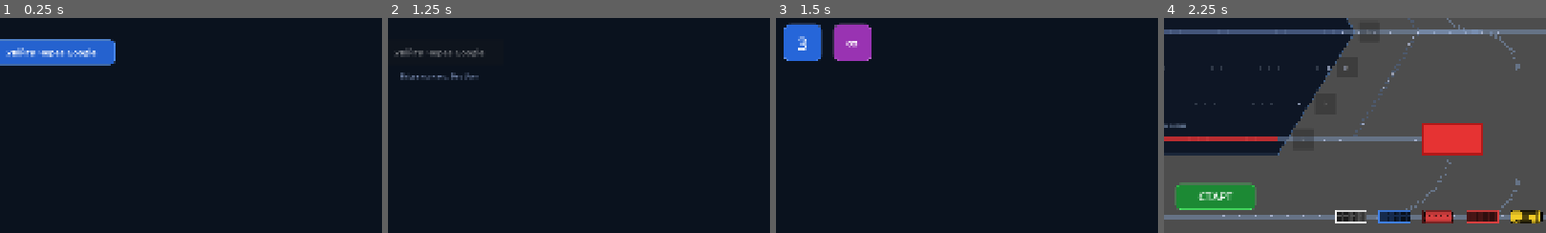
Above: before the commit, frames 1-4 (left to right).
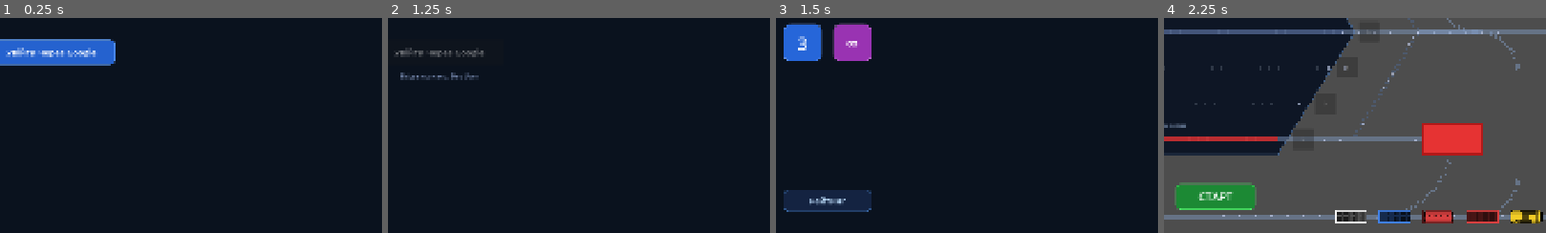
Above: after the commit, the same moments.

Repository: Fenimors99/shunting-game
Game: Godot game, scene res://scenes/LoginScreen.tscn
Same seed, same stepped clock (60 frames per second), same inputs: the game is played once before the commit and once after it.
Inputs:
- Up to frame 1 (0.25 s): no input
- Up to frame 2 (1.25 s): click "Увійти через Google" at 0.5 s
- Up to frame 3 (1.5 s): tap Enter at 1.25 s
- Up to frame 4 (2.25 s): click "1" at 2 s
The pictures show only the part of the screen within x 43-93%, y 50-100%; the shares and areas given below are measured in that part.

Frames 1-2 are identical in both runs. In frame 3, 2.3% of the frame differs, in the area x 2-25%, y 80-91%; in frame 4, nothing differs.

Commit message:
feat: leaderboard overlay on level select screen with level tabs

Diff:
--- a/scripts/LevelSelect.gd
+++ b/scripts/LevelSelect.gd
@@ -3,23 +3,29 @@
 
 const GAME_SCENE := "res://scenes/GameScreen.tscn"
 
+var _lb_overlay: Control = null
+var _lb_list: VBoxContainer = null
+var _lb_active_level: int = 0
+var _lb_tab_btns: Array = []
+
+
 func _ready() -> void:
 	_build_ui()
 
+
 func _build_ui() -> void:
-	# 0. ОЧИЩЕННЯ
 	for child in get_children():
 		child.queue_free()
 
 	var vp := get_viewport_rect().size
 
-	# 1. ФОН
+	# Фон
 	var bg := ColorRect.new()
 	bg.color = Color(0.04, 0.07, 0.12, 1.0)
 	bg.size = vp
 	add_child(bg)
 
-	# 2. ЗАГОЛОВОК
+	# Заголовок
 	var title := Label.new()
 	title.text = "Виберіть режим гри"
 	title.horizontal_alignment = HORIZONTAL_ALIGNMENT_CENTER
@@ -29,8 +35,7 @@
 	title.add_theme_color_override("font_color", Color(0.85, 0.93, 1.00))
 	add_child(title)
 
-	# 3. КОНТЕЙНЕР ДЛЯ ЦЕНТРУВАННЯ (ОНОВЛЕНО)
-	# Цей вузол автоматично триматиме сітку в центрі екрана
+	# Грид рівнів
 	var center_node := CenterContainer.new()
 	center_node.size = vp
 	center_node.mouse_filter = Control.MOUSE_FILTER_IGNORE
@@ -40,48 +45,270 @@
 	grid.columns = 2
 	grid.add_theme_constant_override("h_separation", 30)
 	grid.add_theme_constant_override("v_separation", 30)
-
-	# Додаємо сітку в CenterContainer, а не напряму в add_child
 	center_node.add_child(grid)
 
-	# 4. СТВОРЮЄМО 3 ЗВИЧАЙНІ РІВНІ
-	var blue_color = Color(0.15, 0.40, 0.85)
+	var blue_color := Color(0.15, 0.40, 0.85)
 	for i in range(1, 4):
-		var btn = _create_level_button(str(i), i, blue_color)
-		grid.add_child(btn)
-
-	# 5. СТВОРЮЄМО БЕЗКІНЕЧНИЙ РІВЕНЬ
-	var purple_color = Color(0.60, 0.20, 0.70)
-	var infinite_btn = _create_level_button("∞", 0, purple_color)
-	grid.add_child(infinite_btn)
+		grid.add_child(_create_level_button(str(i), i, blue_color))
+
+	var purple_color := Color(0.60, 0.20, 0.70)
+	grid.add_child(_create_level_button("∞", 0, purple_color))
+
+	# Кнопка рейтингу — знизу по центру
+	var lb_btn := Button.new()
+	lb_btn.text = "Рейтинг"
+	lb_btn.custom_minimum_size = Vector2(220, 58)
+	lb_btn.position = Vector2((vp.x - 220) / 2.0, vp.y - 110)
+	var lbs := StyleBoxFlat.new()
+	lbs.bg_color     = Color(0.08, 0.14, 0.26, 0.95)
+	lbs.border_color = Color(0.30, 0.55, 0.85, 0.85)
+	lbs.set_border_width_all(2)
+	lbs.set_corner_radius_all(12)
+	var lbsh := lbs.duplicate()
+	lbsh.bg_color = Color(0.12, 0.22, 0.40, 0.95)
+	lb_btn.add_theme_stylebox_override("normal",  lbs)
+	lb_btn.add_theme_stylebox_override("hover",   lbsh)
+	lb_btn.add_theme_stylebox_override("pressed", lbsh)
+	lb_btn.add_theme_font_size_override("font_size", 22)
+	lb_btn.add_theme_color_override("font_color", Color(0.75, 0.88, 1.00))
+	lb_btn.pressed.connect(_on_leaderboard_pressed)
+	add_child(lb_btn)
+
 
 func _create_level_button(txt: String, level_id: int, base_color: Color) -> Button:
 	var btn := Button.new()
 	btn.text = txt
 	btn.custom_minimum_size = Vector2(95, 95)
-
-	# СТИЛІЗАЦІЯ
 	var s := StyleBoxFlat.new()
 	s.bg_color = base_color
 	s.set_border_width_all(2)
 	s.border_color = base_color.lightened(0.3)
 	s.set_corner_radius_all(15)
-
 	var sh := s.duplicate()
 	sh.bg_color = base_color.lightened(0.1)
-
-	btn.add_theme_stylebox_override("normal", s)
-	btn.add_theme_stylebox_override("hover", sh)
+	btn.add_theme_stylebox_override("normal",  s)
+	btn.add_theme_stylebox_override("hover",   sh)
 	btn.add_theme_stylebox_override("pressed", sh)
 	btn.add_theme_font_size_override("font_size", 46)
 	btn.add_theme_color_override("font_color", Color.WHITE)
-
-	# ПІДКЛЮЧЕННЯ СИГНАЛУ
-	# Використовуємо level_id, щоб знати, який рівень запускати
 	btn.pressed.connect(func(): _on_level_selected(level_id))
-
 	return btn
+
 
 func _on_level_selected(level_num: int) -> void:
 	LevelConfig.current_level = level_num
 	get_tree().change_scene_to_file(GAME_SCENE)
+
+
+# --- Leaderboard overlay ---
+
+func _on_leaderboard_pressed() -> void:
+	if _lb_overlay != null:
+		return
+	var vp := get_viewport_rect().size
+
+	# Затемнення
+	_lb_overlay = ColorRect.new()
+	(_lb_overlay as ColorRect).color = Color(0.0, 0.0, 0.0, 0.70)
+	(_lb_overlay as ColorRect).size  = vp
+	_lb_overlay.set_script(null)
+	add_child(_lb_overlay)
+
+	# Закриття по кліку на тло
+	var click_area := Button.new()
+	click_area.flat = true
+	click_area.custom_minimum_size = vp
+	click_area.position = Vector2.ZERO
+	click_area.pressed.connect(_close_leaderboard)
+	_lb_overlay.add_child(click_area)
+
+	# Панель
+	var pw := 500.0
+	var ph := 580.0
+	var panel := Panel.new()
+	panel.size     = Vector2(pw, ph)
+	panel.position = (vp - panel.size) / 2.0
+	var ps := StyleBoxFlat.new()
+	ps.bg_color     = Color(0.06, 0.10, 0.16, 0.99)
+	ps.border_color = Color(0.30, 0.55, 0.85, 0.9)
+	ps.set_border_width_all(2)
+	ps.set_corner_radius_all(16)
+	panel.add_theme_stylebox_override("panel", ps)
+	_lb_overlay.add_child(panel)
+
+	# Заголовок
+	var title := Label.new()
+	title.text = "Рейтинг"
+	title.horizontal_alignment = HORIZONTAL_ALIGNMENT_CENTER
+	title.position = Vector2(0, 24)
+	title.size     = Vector2(pw, 40)
+	title.add_theme_font_size_override("font_size", 30)
+	title.add_theme_color_override("font_color", Color(0.85, 0.93, 1.00))
+	panel.add_child(title)
+
+	# Вкладки рівнів
+	var tabs_row := HBoxContainer.new()
+	tabs_row.position = Vector2(24, 74)
+	tabs_row.size     = Vector2(pw - 48, 44)
+	tabs_row.add_theme_constant_override("separation", 8)
+	panel.add_child(tabs_row)
+
+	_lb_tab_btns.clear()
+	var tab_labels := ["1", "2", "3", "∞"]
+	var tab_levels := [1, 2, 3, 0]
+	for i in tab_labels.size():
+		var tb := _create_tab_button(tab_labels[i], tab_levels[i])
+		tabs_row.add_child(tb)
+		_lb_tab_btns.append(tb)
+
+	# Розділювач
+	var sep := ColorRect.new()
+	sep.color    = Color(0.25, 0.40, 0.60, 0.4)
+	sep.position = Vector2(24, 126)
+	sep.size     = Vector2(pw - 48, 1)
+	panel.add_child(sep)
+
+	# Список
+	_lb_list = VBoxContainer.new()
+	_lb_list.position = Vector2(24, 136)
+	_lb_list.size     = Vector2(pw - 48, 390)
+	_lb_list.add_theme_constant_override("separation", 4)
+	panel.add_child(_lb_list)
+
+	# Кнопка закрити
+	var close_btn := Button.new()
+	close_btn.text = "Закрити"
+	close_btn.custom_minimum_size = Vector2(160, 46)
+	close_btn.position = Vector2((pw - 160) / 2.0, ph - 58)
+	var cs := StyleBoxFlat.new()
+	cs.bg_color     = Color(0.10, 0.18, 0.30, 0.95)
+	cs.border_color = Color(0.30, 0.50, 0.75)
+	cs.set_border_width_all(1)
+	cs.set_corner_radius_all(8)
+	var csh := cs.duplicate()
+	csh.bg_color = Color(0.15, 0.26, 0.44, 0.95)
+	close_btn.add_theme_stylebox_override("normal",  cs)
+	close_btn.add_theme_stylebox_override("hover",   csh)
+	close_btn.add_theme_stylebox_override("pressed", csh)
+	close_btn.add_theme_font_size_override("font_size", 18)
+	close_btn.add_theme_color_override("font_color", Color(0.75, 0.88, 1.00))
+	close_btn.pressed.connect(_close_leaderboard)
+	panel.add_child(close_btn)
+
+	# Завантажуємо перший таб (рівень 1)
+	_switch_tab(1)
+
+
+func _create_tab_button(txt: String, level_id: int) -> Button:
+	var btn := Button.new()
+	btn.text = txt
+	btn.custom_minimum_size = Vector2(80, 40)
+	btn.pressed.connect(func(): _switch_tab(level_id))
+	return btn
+
+
+func _switch_tab(level: int) -> void:
+	_lb_active_level = level
+	_refresh_tab_styles()
+	_show_loading()
+	FirebaseDB.leaderboard_loaded.connect(_on_leaderboard_loaded, CONNECT_ONE_SHOT)
+	FirebaseDB.fetch_leaderboard(level)
+
+
+func _refresh_tab_styles() -> void:
+	var tab_levels := [1, 2, 3, 0]
+	for i in _lb_tab_btns.size():
+		var btn: Button = _lb_tab_btns[i]
+		var active: bool = (tab_levels[i] == _lb_active_level)
+		var s := StyleBoxFlat.new()
+		s.bg_color     = Color(0.20, 0.38, 0.70) if active else Color(0.08, 0.13, 0.22)
+		s.border_color = Color(0.40, 0.65, 1.00) if active else Color(0.20, 0.32, 0.50)
+		s.set_border_width_all(1)
+		s.set_corner_radius_all(8)
+		btn.add_theme_stylebox_override("normal",  s)
+		btn.add_theme_stylebox_override("hover",   s)
+		btn.add_theme_stylebox_override("pressed", s)
+		btn.add_theme_font_size_override("font_size", 18)
+		btn.add_theme_color_override("font_color", Color.WHITE if active else Color(0.60, 0.75, 0.95))
+
+
+func _show_loading() -> void:
+	for c in _lb_list.get_children():
+		c.queue_free()
+	var lbl := Label.new()
+	lbl.text = "Завантаження…"
+	lbl.horizontal_alignment = HORIZONTAL_ALIGNMENT_CENTER
+	lbl.add_theme_font_size_override("font_size", 15)
+	lbl.add_theme_color_override("font_color", Color(0.5, 0.6, 0.7, 0.7))
+	_lb_list.add_child(lbl)
+
+
+func _on_leaderboard_loaded(entries: Array) -> void:
+	if _lb_list == null:
+		return
+	for c in _lb_list.get_children():
+		c.queue_free()
+
+	if entries.is_empty():
+		var lbl := Label.new()
+		lbl.text = "Ще немає результатів"
+		lbl.horizontal_alignment = HORIZONTAL_ALIGNMENT_CENTER
+		lbl.add_theme_font_size_override("font_size", 15)
+		lbl.add_theme_color_override("font_color", Color(0.4, 0.5, 0.6, 0.7))
+		_lb_list.add_child(lbl)
+		return
+
+	var current_uid: String = UserSession.current_user.get("uid", "")
+
+	for i in entries.size():
+		var entry: Dictionary = entries[i]
+		var uid: String        = entry.get("uid", "")
+		var is_me: bool        = (uid == current_uid)
+
+		var row := Panel.new()
+		row.custom_minimum_size = Vector2(0, 30)
+		var rs := StyleBoxFlat.new()
+		rs.bg_color = Color(0.16, 0.28, 0.45, 0.75) if is_me else Color(0.08, 0.12, 0.20, 0.5)
+		rs.set_corner_radius_all(4)
+		row.add_theme_stylebox_override("panel", rs)
+		_lb_list.add_child(row)
+
+		var rank_lbl := Label.new()
+		rank_lbl.text = "#%d" % (i + 1)
+		rank_lbl.position = Vector2(6, 6)
+		rank_lbl.add_theme_font_size_override("font_size", 14)
+		rank_lbl.add_theme_color_override("font_color",
+			Color(1.0, 0.85, 0.3) if is_me else Color(0.55, 0.70, 0.90, 0.8))
+		row.add_child(rank_lbl)
+
+		var name_lbl := Label.new()
+		name_lbl.text = entry.get("displayName", "?")
+		name_lbl.position = Vector2(48, 6)
+		name_lbl.size = Vector2(300, 22)
+		name_lbl.clip_text = true
+		name_lbl.add_theme_font_size_override("font_size", 14)
+		name_lbl.add_theme_color_override("font_color",
+			Color(1.0, 1.0, 1.0) if is_me else Color(0.80, 0.88, 1.00, 0.85))
+		row.add_child(name_lbl)
+
+		var val_lbl := Label.new()
+		if _lb_active_level == 0:
+			val_lbl.text = "%d балів" % int(entry.get("score", 0))
+		else:
+			var t := int(entry.get("timeSeconds", 0))
+			val_lbl.text = "%02d:%02d" % [t / 60, t % 60]
+		val_lbl.horizontal_alignment = HORIZONTAL_ALIGNMENT_RIGHT
+		val_lbl.position = Vector2(352, 6)
+		val_lbl.size     = Vector2(96, 22)
+		val_lbl.add_theme_font_size_override("font_size", 14)
+		val_lbl.add_theme_color_override("font_color",
+			Color(1.0, 0.85, 0.3) if is_me else Color(0.70, 0.85, 1.00, 0.85))
+		row.add_child(val_lbl)
+
+
+func _close_leaderboard() -> void:
+	if _lb_overlay != null:
+		_lb_overlay.queue_free()
+		_lb_overlay = null
+		_lb_list = null
+		_lb_tab_btns.clear()
